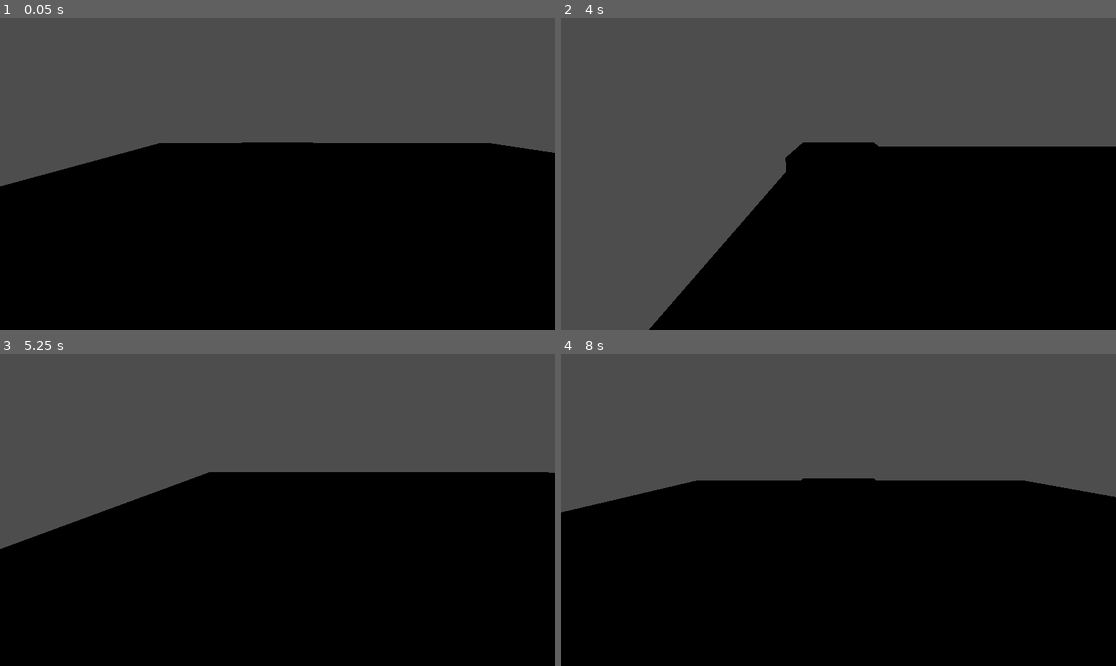
Above: before the commit, frames 1-4 (two rows, left to right).
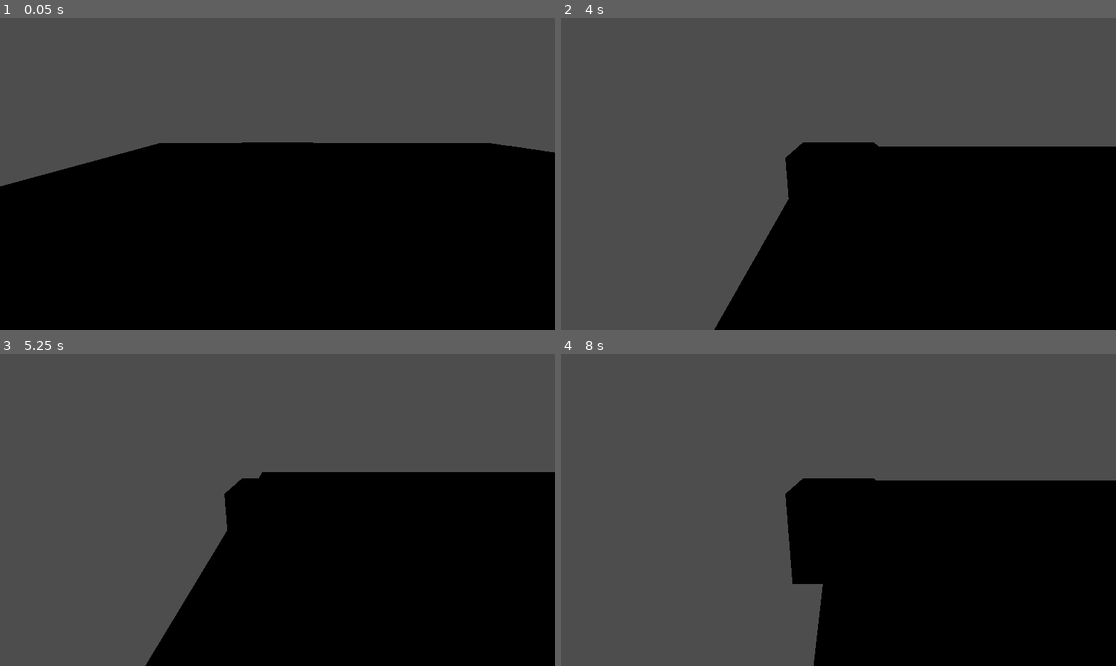
Above: after the commit, the same moments.

Repository: GyssRus/diplom
Game: Godot game, scene res://scene/level.tscn
Same seed, same stepped clock (60 frames per second), same inputs: the game is played once before the commit and once after it.
Inputs (mouse positions are in pixels of both pictures, inside the frame that each line leads up to):
- Up to frame 1 (0.05 s): no input
- Up to frame 2 (4 s): tap Enter (ui_accept) at 0.5, 0.77, 1.52, 3.02, 3.77 s; move the mouse to (960, 158) at 0.52 s; hold A (a) 0.53-1.28 s; tap D (d) at 0.8, 1.35, 2.3, 2.85 s; move the mouse to (727, 189) at 1.27 s; tap A (a) at 1.55, 3.05 s; move the mouse to (894, 105) at 2.02 s; hold A (a) 2.03-2.78 s; move the mouse to (810, 236) at 2.77 s; move the mouse to (1005, 220) at 3.52 s; hold D (d) from 3.53 s (still down); click (1005, 220) at 3.6 s
- Up to frame 3 (5.25 s): move the mouse to (111, 463) at 4.27 s; release D (d) at 4.28 s; tap A (a) at 4.35 s; tap Enter (ui_accept) at 4.52 s; move the mouse to (305, 510) at 5.02 s; hold D (d) from 5.03 s (still down)
- Up to frame 4 (8 s): move the mouse to (755, 432) at 5.77 s; release D (d) at 5.78 s; tap A (a) at 5.85, 7.55 s; tap Enter (ui_accept) at 6.02, 6.77, 7.52 s; move the mouse to (960, 494) at 6.52 s; hold D (d) 6.53-7.28 s; move the mouse to (727, 525) at 7.27 s; click (727, 525) at 7.35 s

The runs differ from the first frame. In frame 1, less than 0.1% of the frame differs, in the area x 91-100%, y 40-44%; in frame 2, 3.7%; in frame 3, 18%; in frame 4, 25%, in the area x 0-100%, y 40-100%.

Commit message:
Поменял скрипт врага
Он теперь двигается и всё ок, но пока не получает урон

Diff:
--- a/scene/enemy.tscn
+++ b/scene/enemy.tscn
@@ -6,19 +6,11 @@
 
 [sub_resource type="BoxShape3D" id="BoxShape3D_h08p8"]
 
-[sub_resource type="BoxShape3D" id="BoxShape3D_f87vc"]
-
-[node name="Enemy" type="CharacterBody3D" unique_id=2108192953]
+[node name="enemy" type="CharacterBody3D" unique_id=1290964897]
 script = ExtResource("1_h08p8")
 
-[node name="MeshInstance3D" type="MeshInstance3D" parent="." unique_id=1993074071]
+[node name="MeshInstance3D" type="MeshInstance3D" parent="." unique_id=649200443]
 mesh = SubResource("BoxMesh_vufel")
 
-[node name="CollisionShape3D" type="CollisionShape3D" parent="." unique_id=1226840675]
+[node name="CollisionShape3D" type="CollisionShape3D" parent="." unique_id=80643940]
 shape = SubResource("BoxShape3D_h08p8")
-
-[node name="AttackArea" type="Area3D" parent="." unique_id=52824548]
-transform = Transform3D(1, 0, 0, 0, 1, 0, 0, 0, 1, -1.0136788, 0, 0)
-
-[node name="AttackCollision" type="CollisionShape3D" parent="AttackArea" unique_id=689732618]
-shape = SubResource("BoxShape3D_f87vc")
--- a/scene/level.tscn
+++ b/scene/level.tscn
@@ -22,5 +22,5 @@
 [node name="player" parent="." unique_id=1312855527 instance=ExtResource("1_s4405")]
 transform = Transform3D(1, 0, 0, 0, 1, 0, 0, 0, 1, -2.867891, 1.052638, 0)
 
-[node name="Enemy" parent="." unique_id=2108192953 instance=ExtResource("2_36wlx")]
-transform = Transform3D(1, 0, 0, 0, 1, 0, 0, 0, 1, 0, 0.9599352, 0)
+[node name="enemy" parent="." unique_id=1290964897 instance=ExtResource("2_36wlx")]
+transform = Transform3D(1, 0, 0, 0, 1, 0, 0, 0, 1, 0, 1.0072386, 0)
--- a/script/enemy.gd
+++ b/script/enemy.gd
@@ -1,19 +1,10 @@
 extends CharacterBody3D
 
-var health = 30
 var speed = 2.0
 var gravity = 15.0
-var attack_damage = 10
-var can_attack = true
-
-@onready var attack_area = $AttackArea
-@onready var attack_collision = $AttackArea/AttackCollision
-
 var player = null
 
 func _ready():
-	attack_collision.disabled = true
-	attack_area.body_entered.connect(_on_attack_area_body_entered)
 	add_to_group("enemies")
 	print("Враг создан!")
 
@@ -26,6 +17,7 @@
 	if player:
 		var direction = sign(player.global_position.x - global_position.x)
 		velocity.x = direction * speed
+		print("Двигаюсь к игроку, направление: ", direction)  # Отладка
 	else:
 		velocity.x = 0
 
@@ -35,31 +27,5 @@
 
 	move_and_slide()
 
-func _on_attack_area_body_entered(body):
-	if body.is_in_group("player") and can_attack:
-		can_attack = false
-		attack_collision.disabled = false
-
-		body.take_damage(attack_damage)
-		print("Враг атаковал!")
-
-		await get_tree().create_timer(0.2).timeout
-		attack_collision.disabled = true
-		await get_tree().create_timer(1.0).timeout
-		can_attack = true
-
 func take_damage(amount):
-	health -= amount
-	print("Враг получил урон ", amount, ", осталось ", health)
-
-	# Краснеем при ударе
-	if has_node("MeshInstance3D"):
-		var material = $MeshInstance33D.get_active_material(0)
-		if material:
-			material.albedo_color = Color(1, 0, 0)
-			await get_tree().create_timer(0.1).timeout
-			material.albedo_color = Color(1, 0.5, 0.5)
-
-	if health <= 0:
-		print("Враг умер!")
-		queue_free()
+	print("Враг получил урон!")
--- a/script/player.gd
+++ b/script/player.gd
@@ -9,7 +9,8 @@
 @onready var attack_collision = $AttackArea/AttackCollision
 
 func _ready():
-	# Создаём зону атаки программно (чтобы не было ошибок)
+	add_to_group("player")
+	print("Игрок добавлен в группу player")
 	setup_attack_area()
 
 func setup_attack_area():
